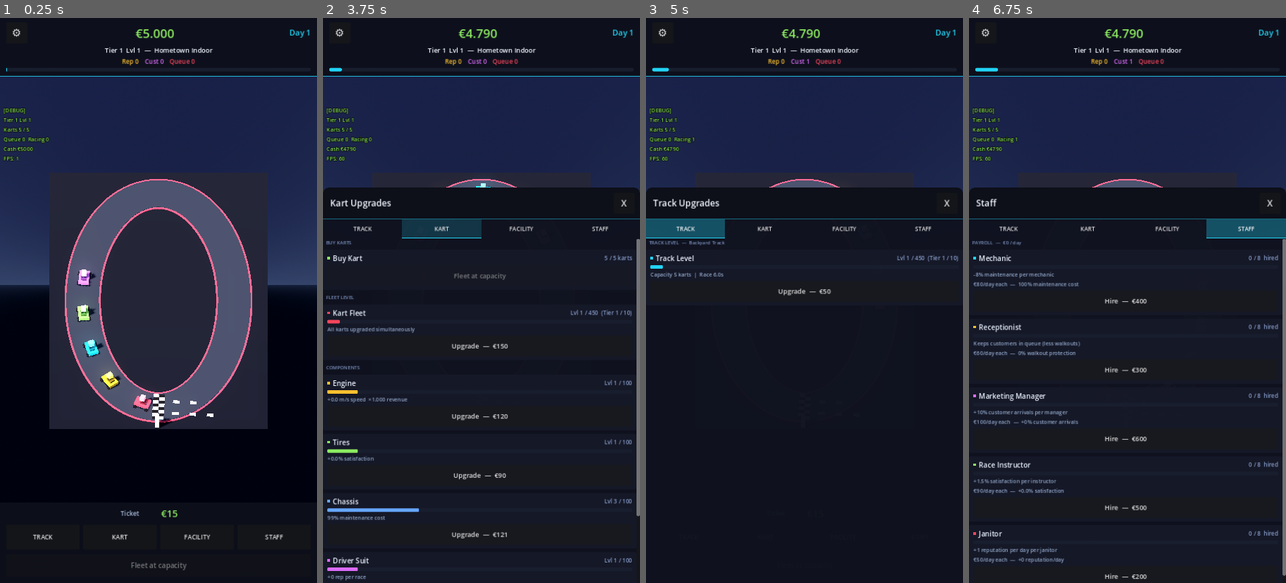
Above: before the commit, frames 1-4 (left to right).
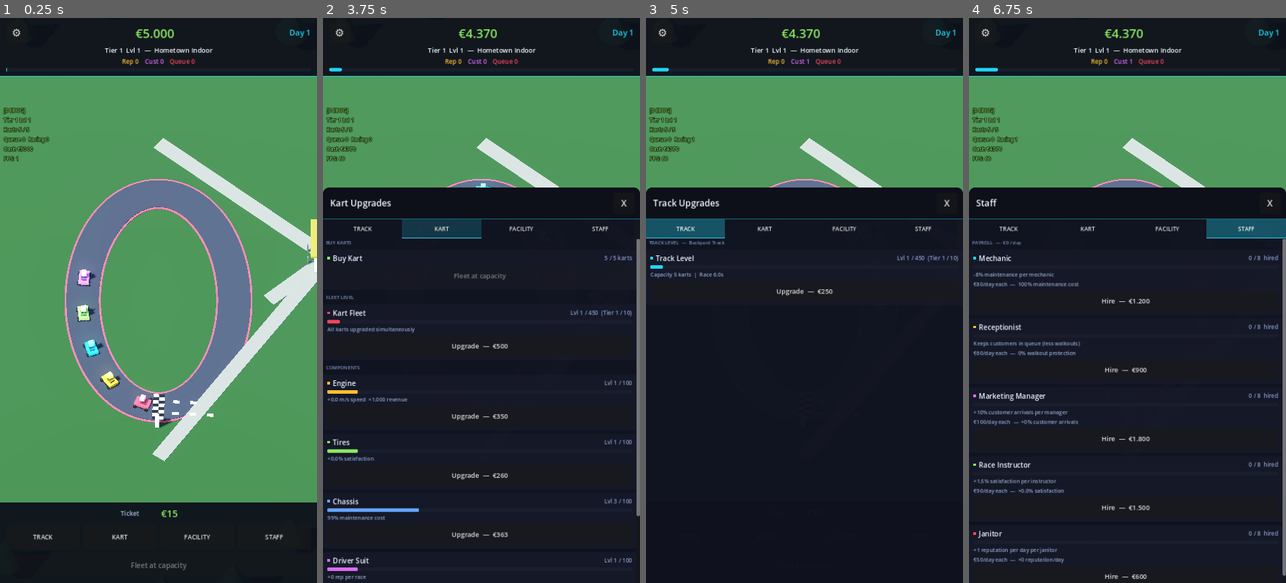
Above: after the commit, the same moments.

Repository: huubvreeker-create/Tycoon
Game: Godot game, scene res://scenes/main.tscn
Same seed, same stepped clock (60 frames per second), same inputs: the game is played once before the commit and once after it.
Inputs:
- Up to frame 1 (0.25 s): no input
- Up to frame 2 (3.75 s): click "⚙" at 0.5 s; click "TRACK" at 1.25 s; click "KART" at 2 s; click "FACILITY" at 2.75 s; click "STAFF" at 3.5 s
- Up to frame 3 (5 s): click "TRACK" at 4.25 s
- Up to frame 4 (6.75 s): click "KART" at 5 s; click "FACILITY" at 5.75 s; click "STAFF" at 6.5 s

The runs differ from the first frame. In frame 1, 75% of the frame differs, in the area x 0-100%, y 10-86%; in frame 2, 20%; in frame 3, 20%; in frame 4, 20%.

Commit message:
Marathon pacing: tier-gated tickets, higher costs, walkways + grass
Per user feedback:
1. Ticket price should only bump on tier-up, not per level
2. Game's too sprint-y — needs to feel like a marathon
3. Add walkways, ticket booth, road from parking
4. Replace dark void with grass + trees

systems/game_manager.gd:
* Removed per-level ticket formula. New compute_ticket_price()
  uses min(track_tier, kart_tier) so the price only bumps when the
  player actually advances BOTH systems past the next threshold.
  TICKET_TIER_MULTIPLIER = 2.5 → roughly €15 → €37.5 → €94 → ... →
  €57k between tiers 1 and 10.
* Connected to track_tier_changed AND kart_tier_changed (was
  per-level signal).

scripts/track.gd — base costs significantly raised so early game
isn't a 5-minute speedrun:
  TRACK_UPGRADE_BASE_COST  50 → 250
  KART_UPGRADE_BASE_COST   30 → 100
  BUY_KART_BASE_COST       250 → 800
  BUY_KART_LEVEL_FACTOR    25 → 50
  BUY_KART_FLEET_GROWTH    1.18 → 1.22

systems/facilities.gd — all build costs ~3× higher:
  cafeteria 500 → 1500, pit_lane 800 → 2400, lounge 1000 → 3500,
  merch 600 → 1800, sponsor 400 → 1200, lighting 700 → 2200,
  grandstand 600 → 1800, parking 450 → 1300, marketing 700 → 2000.

systems/kart_components.gd — base costs ~3× higher:
  engine 120→350, tires 90→260, chassis 100→300, suit 70→200,
  brakes 80→240.

systems/staff.gd — hire costs ~3× higher:
  mechanic 400→1200, receptionist 300→900, marketing 600→1800,
  instructor 500→1500, janitor 200→600.

scripts/track.gd — _build_ground now renders a 240×240 m green
grass plane (was a small dark plane scaled per tier).

scenes/main.tscn — WorldEnvironment sky / ground colors brightened
to match the new daytime grass look (was night-sky dark).

scripts/facility_visuals.gd — NEW permanent decoration system:
* Decoration holder rebuilt on track_tier_changed (positions
  scale with the track footprint).
* Ticket booth: small white kiosk with a yellow "TICKETS" sign
  band facing the track + a yellow roof + two simple turnstiles.
  Position south of the track at the venue's spectator entrance.
* Walkway network: concrete-grey slabs radiating from the ticket
  booth to every spectator-facing facility position (cafeteria,
  merch shop, grandstand front, lounge entrance) — drawn even
  when the facility itself isn't built so the venue layout reads
  consistently.
* Main asphalt road connecting the parking lot corner to the
  ticket booth.
* 24 procedural trees (trunk + cone foliage) on a ring outside
  the venue with seeded RNG for stable layout. Foliage shade
  varies slightly per tree for natural feel.

https://claude.ai/code/session_01Sbv8ExRy1Fimm5caf9TfDv

Diff:
--- a/scenes/main.tscn
+++ b/scenes/main.tscn
@@ -10,11 +10,11 @@
 [ext_resource type="PackedScene" path="res://ui/welcome_popup.tscn" id="8_welcome"]
 
 [sub_resource type="ProceduralSkyMaterial" id="ProceduralSkyMaterial_sky"]
-sky_top_color = Color(0.10, 0.12, 0.22, 1)
-sky_horizon_color = Color(0.18, 0.22, 0.32, 1)
+sky_top_color = Color(0.30, 0.45, 0.65, 1)
+sky_horizon_color = Color(0.55, 0.68, 0.78, 1)
 sky_curve = 0.15
-ground_bottom_color = Color(0.04, 0.05, 0.08, 1)
-ground_horizon_color = Color(0.10, 0.13, 0.20, 1)
+ground_bottom_color = Color(0.10, 0.18, 0.10, 1)
+ground_horizon_color = Color(0.18, 0.32, 0.18, 1)
 sun_angle_max = 30.0
 sun_curve = 0.15
 
--- a/scripts/facility_visuals.gd
+++ b/scripts/facility_visuals.gd
@@ -30,6 +30,7 @@
 
 var _track: Track
 var _root_holders := {}  # facility name → Node3D holder
+var _decoration_holder: Node3D
 
 
 func _ready() -> void:
@@ -39,6 +40,12 @@
 		holder.name = facility.capitalize() + "Holder"
 		add_child(holder)
 		_root_holders[facility] = holder
+	# Permanent venue decorations (ticket booth + walkway network +
+	# trees). Don't depend on facility levels but DO depend on the
+	# track tier (positions scale with the track footprint).
+	_decoration_holder = Node3D.new()
+	_decoration_holder.name = "DecorationHolder"
+	add_child(_decoration_holder)
 	EventBus.facility_upgraded.connect(_on_facility_upgraded)
 	# Track size only changes on tier rollover (per-level upgrades buy
 	# stats, not new geometry), so we only need to rebuild facility
@@ -51,6 +58,17 @@
 func _rebuild_all() -> void:
 	for facility: String in Facilities.facility_names():
 		_rebuild_one(facility)
+	_rebuild_decorations()
+
+
+func _rebuild_decorations() -> void:
+	for child in _decoration_holder.get_children():
+		child.queue_free()
+	if _track == null:
+		return
+	_build_walkways(_decoration_holder)
+	_build_ticket_booth(_decoration_holder)
+	_build_trees(_decoration_holder)
 
 
 func _on_facility_upgraded(facility: String, _level: int) -> void:
@@ -809,3 +827,167 @@
 	_add_facility_click_area(parent, "marketing",
 		pos + Vector3(0, (pole_h + bh) * 0.5, 0),
 		Vector3(maxf(bw, 1.0) + 0.6, pole_h + bh + 0.6, maxf(bw, 1.0) + 0.6))
+
+
+# ---------------------------------------------------------------------------
+# Permanent decoration: ticket booth, walkways, trees
+# ---------------------------------------------------------------------------
+const _WALKWAY_COLOR := Color(0.55, 0.54, 0.50)        # concrete grey
+const _ROAD_COLOR    := Color(0.13, 0.14, 0.18)        # asphalt road
+const _TICKET_COLOR  := Color(0.95, 0.85, 0.30)        # bright yellow
+const _TREE_TRUNK    := Color(0.32, 0.22, 0.12)
+const _TREE_FOLIAGE  := Color(0.18, 0.45, 0.18)
+
+
+# Hub position — the venue's "ticket booth" sits here, and every
+# walkway radiates from it. Placed south of the track, close enough
+# to be a natural funnel point but well clear of the asphalt.
+func _hub_position() -> Vector3:
+	return Vector3(-_track.current_rx() * 0.4, 0.0, -_track_outer_z(7.0))
+
+
+func _build_ticket_booth(parent: Node3D) -> void:
+	var pos := _hub_position()
+	var w: float = 3.4
+	var h: float = 3.0
+	var d: float = 2.6
+	# Booth body
+	_make_box(parent, Vector3(w, h, d),
+		pos + Vector3(0, h * 0.5, 0),
+		Color(0.92, 0.92, 0.95))
+	# Roof overhang
+	_make_box(parent, Vector3(w * 1.25, 0.18, d * 1.25),
+		pos + Vector3(0, h + 0.10, 0),
+		_TICKET_COLOR.darkened(0.3))
+	# Lit "TICKETS" sign band on the front (track-facing side, +Z).
+	_make_label_strip(parent, _TICKET_COLOR,
+		pos + Vector3(0, h * 0.7, d * 0.5 + 0.05),
+		Vector3(w * 0.85, 0.45, 0.06))
+	# Service window — dark slot below the sign.
+	_make_box(parent, Vector3(w * 0.5, 0.6, 0.06),
+		pos + Vector3(0, h * 0.42, d * 0.5 + 0.04),
+		Color(0.10, 0.10, 0.13))
+	# Two simple turnstiles in front of the booth on the +Z side.
+	for sx: float in [-0.7, 0.7]:
+		_make_box(parent, Vector3(0.18, 1.1, 0.18),
+			pos + Vector3(sx, 0.55, d * 0.5 + 0.6),
+			Color(0.4, 0.4, 0.45))
+
+
+func _build_walkways(parent: Node3D) -> void:
+	# Spectator walkway network: a "spine" running along the south
+	# (-Z) side of the venue, with branches reaching out to each
+	# spectator-facing facility + parking. Pit lane and marketing
+	# tower are NOT spectator areas, so no walkway to them.
+	var hub: Vector3 = _hub_position()
+
+	# Main road from parking to ticket booth (wider, asphalt-coloured).
+	var rx: float = _track.current_rx()
+	var rz: float = _track.current_rz()
+	var parking_corner := Vector3(
+		-_track_outer_x(5.0) - 8.0,        # roughly the inward corner of the lot
+		0.04,
+		-_track_outer_z(4.0) - 4.0)
+	_make_road(parent, hub, parking_corner, 2.4, _ROAD_COLOR)
+
+	# Walkways from hub to each spectator-facing facility position.
+	# We always draw these (even if the facility isn't built yet) so
+	# the venue layout stays consistent and readable.
+	var endpoints: Array[Vector3] = [
+		# Cafeteria entrance (in front of the patio)
+		Vector3(-_track_outer_x(4.0), 0.04, 0.0),
+		# Merch shop entrance
+		Vector3(_track_outer_x(4.0), 0.04, 0.0),
+		# Grandstand front (centre, just south of the track)
+		Vector3(0.0, 0.04, -_track_outer_z(1.5)),
+		# Lounge entrance (far south-centre)
+		Vector3(0.0, 0.04, -_track_outer_z(9.0)),
+	]
+	for end_pos: Vector3 in endpoints:
+		_make_road(parent, hub, end_pos, 1.4, _WALKWAY_COLOR)
+	# Suppress unused-warning placeholder
+	if rx > 0.0 and rz > 0.0:
+		pass
+
+
+func _make_road(parent: Node3D, a: Vector3, b: Vector3, width: float, color: Color) -> void:
+	# Single rectangular slab between two points (in the XZ plane).
+	var direction := Vector3(b.x - a.x, 0, b.z - a.z)
+	var length: float = direction.length()
+	if length < 0.05:
+		return
+	var center := (a + b) * 0.5
+	var slab := MeshInstance3D.new()
+	var bm := BoxMesh.new()
+	bm.size = Vector3(length, 0.06, width)
+	slab.mesh = bm
+	var mat := StandardMaterial3D.new()
+	mat.albedo_color = color
+	mat.roughness = 0.85
+	slab.material_override = mat
+	slab.position = Vector3(center.x, 0.04, center.z)
+	# Long axis (local +X) aligned with direction
+	slab.rotation.y = atan2(-direction.z, direction.x)
+	parent.add_child(slab)
+
+
+func _build_trees(parent: Node3D) -> void:
+	# Decorative trees scattered just outside the venue's main rectangle
+	# so the camera always shows something green rather than a void.
+	var rx: float = _track.current_rx()
+	var rz: float = _track.current_rz()
+	# Place the trees on an ellipse well outside the rumble strip + all
+	# facility footprints, with a stable seeded RNG so they don't
+	# jitter around each rebuild.
+	var ring_x: float = _track_outer_x(18.0)
+	var ring_z: float = _track_outer_z(14.0)
+	var rng := RandomNumberGenerator.new()
+	rng.seed = 19370 + int(_track.track_tier())
+	var tree_count: int = 24
+	for i in range(tree_count):
+		var t: float = (float(i) + rng.randf_range(-0.1, 0.1)) / float(tree_count) * TAU
+		var jitter_r: float = rng.randf_range(0.0, 6.0)
+		var x: float = cos(t) * (ring_x + jitter_r)
+		var z: float = sin(t) * (ring_z + jitter_r)
+		var height: float = rng.randf_range(3.5, 5.5)
+		_make_tree(parent, Vector3(x, 0.0, z), height, rng)
+	# Suppress unused
+	if rx > 0.0 and rz > 0.0:
+		pass
+
+
+func _make_tree(parent: Node3D, base_pos: Vector3, height: float, rng: RandomNumberGenerator) -> void:
+	# Trunk: short cylinder
+	var trunk := MeshInstance3D.new()
+	trunk.name = "Trunk"
+	var trunk_mesh := CylinderMesh.new()
+	trunk_mesh.top_radius = 0.18
+	trunk_mesh.bottom_radius = 0.22
+	trunk_mesh.height = height * 0.40
+	trunk.mesh = trunk_mesh
+	var trunk_mat := StandardMaterial3D.new()
+	trunk_mat.albedo_color = _TREE_TRUNK
+	trunk_mat.roughness = 0.95
+	trunk.material_override = trunk_mat
+	trunk.position = base_pos + Vector3(0, height * 0.20, 0)
+	parent.add_child(trunk)
+	# Foliage: cone (cylinder with zero top radius).
+	var foliage := MeshInstance3D.new()
+	foliage.name = "Foliage"
+	var foliage_mesh := CylinderMesh.new()
+	foliage_mesh.top_radius = 0.05
+	foliage_mesh.bottom_radius = height * 0.32
+	foliage_mesh.height = height * 0.70
+	foliage.mesh = foliage_mesh
+	var foliage_mat := StandardMaterial3D.new()
+	# Slightly randomise foliage shade so the grove isn't uniform.
+	var shade: float = rng.randf_range(-0.06, 0.06)
+	foliage_mat.albedo_color = Color(
+		clampf(_TREE_FOLIAGE.r + shade, 0.0, 1.0),
+		clampf(_TREE_FOLIAGE.g + shade, 0.0, 1.0),
+		clampf(_TREE_FOLIAGE.b + shade, 0.0, 1.0),
+	)
+	foliage_mat.roughness = 0.95
+	foliage.material_override = foliage_mat
+	foliage.position = base_pos + Vector3(0, height * 0.40 + height * 0.35, 0)
+	parent.add_child(foliage)
--- a/scripts/track.gd
+++ b/scripts/track.gd
@@ -117,15 +117,17 @@
 # 10 tiers; reaching it costs ~10^22 to fully clear.
 const MAX_LEVEL: int = 450
 
-# Cost growth tuned so the cumulative cost to reach MAX_LEVEL is in
-# the 10-sextillion range (5,000 starting cash → 10^22 endgame).
-const TRACK_UPGRADE_BASE_COST: float = 50.0
+# Cost growth — base costs are higher than before so the early game
+# isn't a sprint. Player needs to actually grind a few customer cycles
+# before each upgrade. End-game cumulative still reaches the
+# multi-quintillion range thanks to compounding 1.10 growth per level.
+const TRACK_UPGRADE_BASE_COST: float = 250.0
 const TRACK_UPGRADE_GROWTH: float = 1.10
-const KART_UPGRADE_BASE_COST: float = 30.0
+const KART_UPGRADE_BASE_COST: float = 100.0
 const KART_UPGRADE_GROWTH: float = 1.10
-const BUY_KART_BASE_COST: float = 250.0
-const BUY_KART_LEVEL_FACTOR: float = 25.0
-const BUY_KART_FLEET_GROWTH: float = 1.18
+const BUY_KART_BASE_COST: float = 800.0
+const BUY_KART_LEVEL_FACTOR: float = 50.0
+const BUY_KART_FLEET_GROWTH: float = 1.22
 
 const PATH_SEGMENTS: int = 96
 const ASPHALT_DEPTH: float = 0.12
@@ -381,15 +383,17 @@
 
 
 func _build_ground() -> void:
-	# A subtle dark plane under the track to anchor the scene visually.
+	# Big green grass plane covering the whole venue + surrounding
+	# space. Scales generously so we don't have to re-build it for
+	# every tier.
 	ground = MeshInstance3D.new()
 	ground.name = "Ground"
 	var plane := PlaneMesh.new()
-	var size: float = TIER_TRACK_RX[track_tier()] * 2.4
-	plane.size = Vector2(size, size * 0.7)
+	var size: float = 240.0
+	plane.size = Vector2(size, size)
 	ground.mesh = plane
 	var mat := StandardMaterial3D.new()
-	mat.albedo_color = Color(0.08, 0.09, 0.13)
+	mat.albedo_color = Color(0.16, 0.30, 0.14)  # grass green
 	mat.metallic = 0.0
 	mat.roughness = 1.0
 	ground.material_override = mat
--- a/systems/facilities.gd
+++ b/systems/facilities.gd
@@ -8,15 +8,15 @@
 const COST_GROWTH: float = 1.10
 
 const _BUILD_COST := {
-	"cafeteria":     500.0,
-	"pit_lane":      800.0,
-	"lounge":       1000.0,
-	"merch_shop":    600.0,
-	"sponsor_boards":400.0,
-	"lighting":      700.0,
-	"grandstand":    600.0,
-	"parking":       450.0,
-	"marketing":     700.0,
+	"cafeteria":    1500.0,
+	"pit_lane":     2400.0,
+	"lounge":       3500.0,
+	"merch_shop":   1800.0,
+	"sponsor_boards":1200.0,
+	"lighting":     2200.0,
+	"grandstand":   1800.0,
+	"parking":      1300.0,
+	"marketing":    2000.0,
 }
 
 # Track-tier required to BUILD or UPGRADE each facility. Locked facilities
--- a/systems/game_manager.gd
+++ b/systems/game_manager.gd
@@ -10,9 +10,12 @@
 
 const DAY_LENGTH_SECONDS: float = 90.0
 # Ticket price is no longer manually controlled — it auto-scales with
-# the player's track level so revenue keeps pace with the cost curve.
+# the venue tier (= min of track_tier and kart_tier). The price only
+# bumps when the player has actually upgraded BOTH systems past the
+# next tier threshold, so they can't abuse one cheap upgrade to spike
+# revenue.
 const TICKET_BASE_PRICE: int = 15
-const TICKET_GROWTH: float = 1.07
+const TICKET_TIER_MULTIPLIER: float = 2.5  # ×2.5 ticket per venue tier
 const TICKET_DEFAULT: int = TICKET_BASE_PRICE
 
 var day: int = 1
@@ -28,19 +31,29 @@
 	# Start the clock automatically; main.gd can pause/resume if needed.
 	_running = true
 	EventBus.day_progress_changed.emit(day_progress())
-	# Re-price the ticket whenever the track levels up.
-	EventBus.track_level_changed.connect(_on_track_level_changed)
+	# Re-price the ticket whenever EITHER the track OR kart fleet
+	# crosses a tier boundary — the price is the min of the two so
+	# both have to advance.
+	EventBus.track_tier_changed.connect(_recompute_ticket_price.unbind(2))
+	EventBus.kart_tier_changed.connect(_recompute_ticket_price.unbind(1))
 
 
-func _on_track_level_changed(level: int, _tier: int) -> void:
-	var new_price: int = compute_ticket_price(level)
+func _recompute_ticket_price() -> void:
+	var new_price: int = compute_ticket_price()
 	if new_price != ticket_price:
 		ticket_price = new_price
 		EventBus.ticket_price_changed.emit(ticket_price)
 
 
-static func compute_ticket_price(track_level: int) -> int:
-	return int(round(float(TICKET_BASE_PRICE) * pow(TICKET_GROWTH, float(maxi(track_level, 1) - 1))))
+static func compute_ticket_price() -> int:
+	# Ticket scales with the WEAKEST of the two big systems (track vs
+	# kart fleet). Player has to upgrade BOTH to actually unlock a
+	# higher price.
+	var venue_tier: int = 1
+	if SaveManager.track != null:
+		var t: Object = SaveManager.track
+		venue_tier = mini(int(t.track_tier()), int(t.kart_tier()))
+	return int(round(float(TICKET_BASE_PRICE) * pow(TICKET_TIER_MULTIPLIER, float(venue_tier - 1))))
 
 
 func _process(delta: float) -> void:
--- a/systems/kart_components.gd
+++ b/systems/kart_components.gd
@@ -9,11 +9,11 @@
 const COST_GROWTH: float = 1.10
 
 const _BASE_COST := {
-	"engine":  120.0,
-	"tires":   90.0,
-	"chassis": 100.0,
-	"suit":     70.0,
-	"brakes":   80.0,
+	"engine":  350.0,
+	"tires":   260.0,
+	"chassis": 300.0,
+	"suit":    200.0,
+	"brakes":  240.0,
 }
 
 const _NAMES := {
--- a/systems/staff.gd
+++ b/systems/staff.gd
@@ -9,11 +9,11 @@
 const HIRE_COST_GROWTH: float = 1.35
 
 const _BASE_HIRE_COST := {
-	"mechanic":     400,
-	"receptionist": 300,
-	"marketing":    600,
-	"instructor":   500,
-	"janitor":      200,
+	"mechanic":    1200,
+	"receptionist": 900,
+	"marketing":   1800,
+	"instructor":  1500,
+	"janitor":      600,
 }
 
 const _DAILY_SALARY := {
